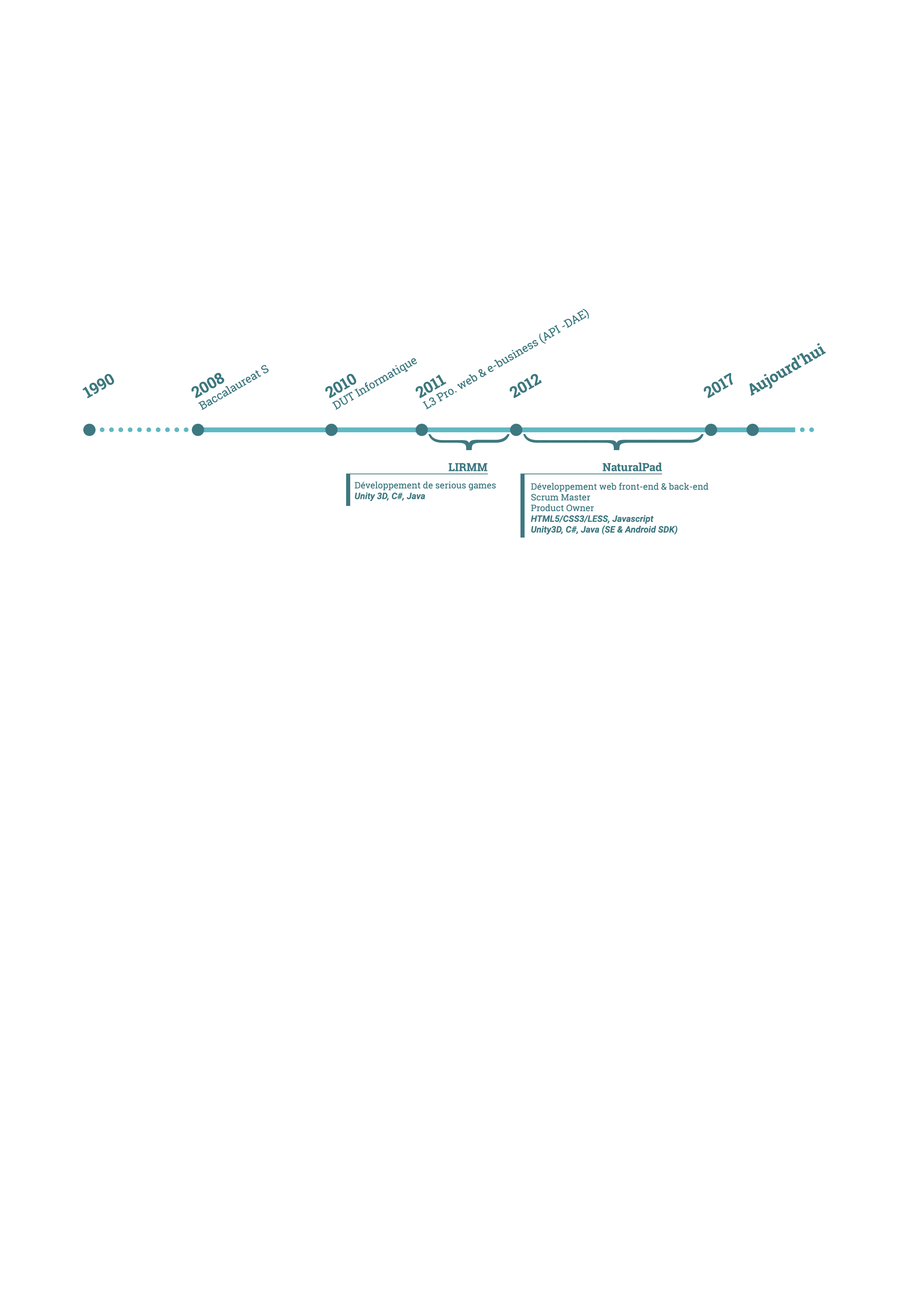
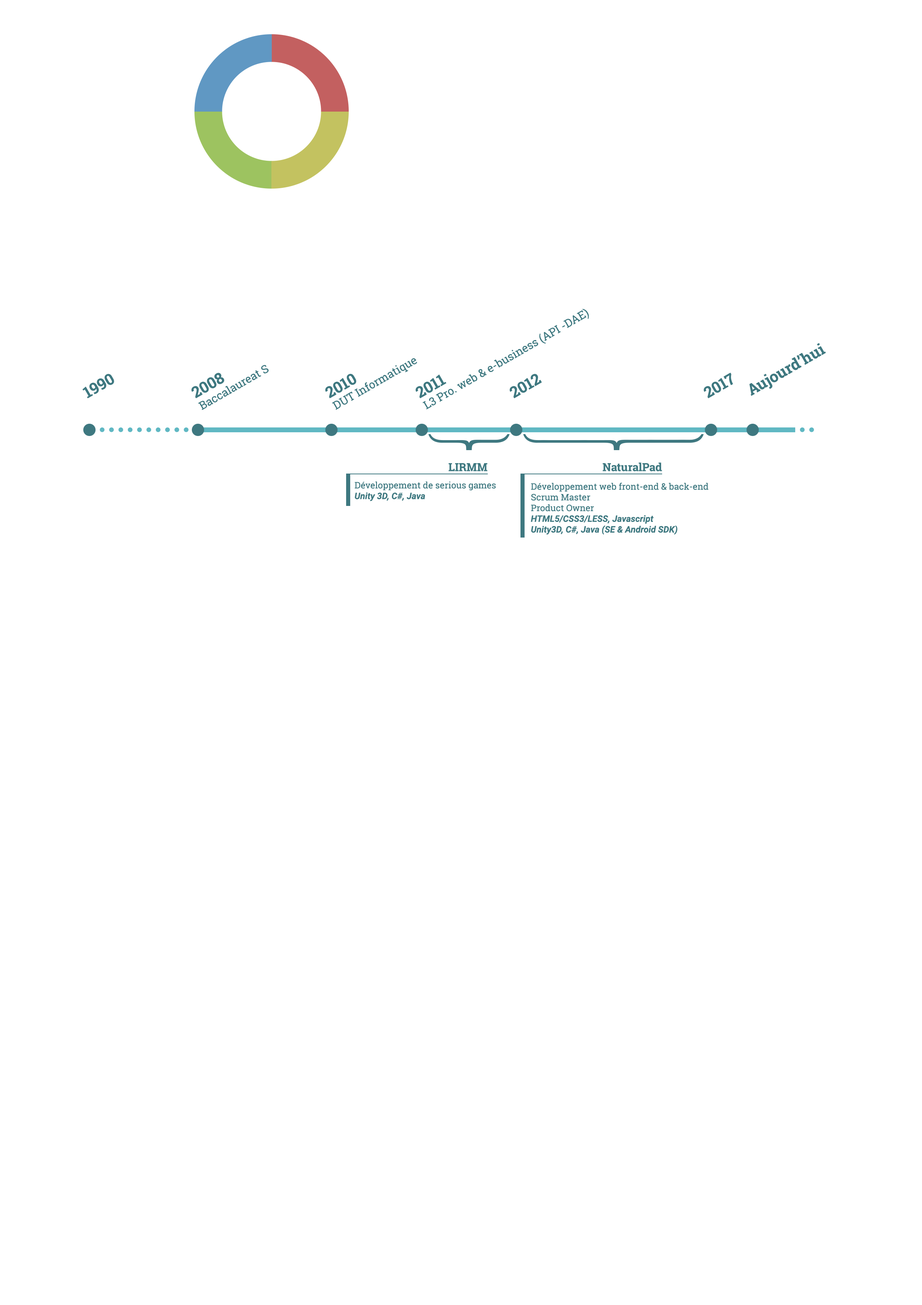
Revision of a layered w=922, h=1305 image; what changed, layer by layer:
added group "Jauge 1" with 4 layers above "Layer 0" over [194, 34, 349, 189]
added layer "Javascript color" in group "Jauge 1" over [194, 34, 272, 112]
added layer "Java / C#" in group "Jauge 1" over [271, 34, 349, 112]
added layer "PHP/SQL" in group "Jauge 1" over [271, 111, 349, 189]
added layer "HTML / CSS" in group "Jauge 1" over [194, 111, 272, 189]
